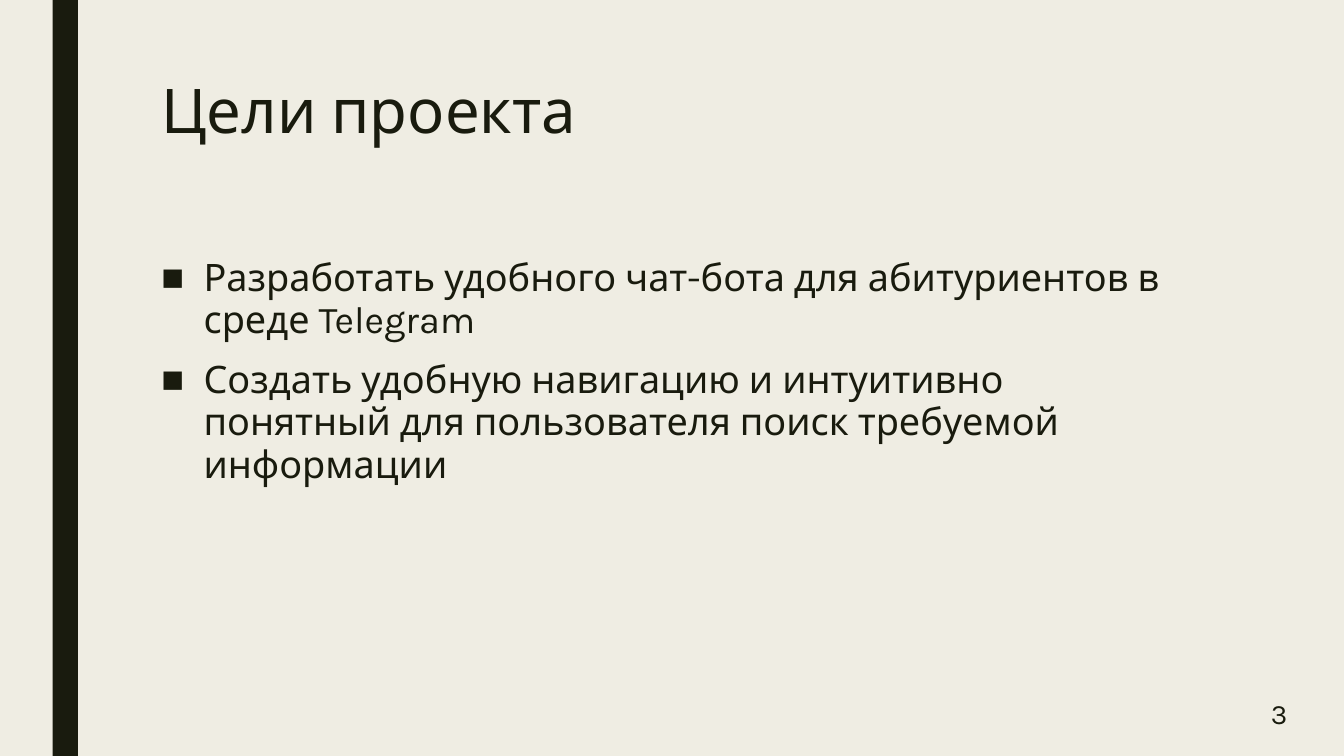
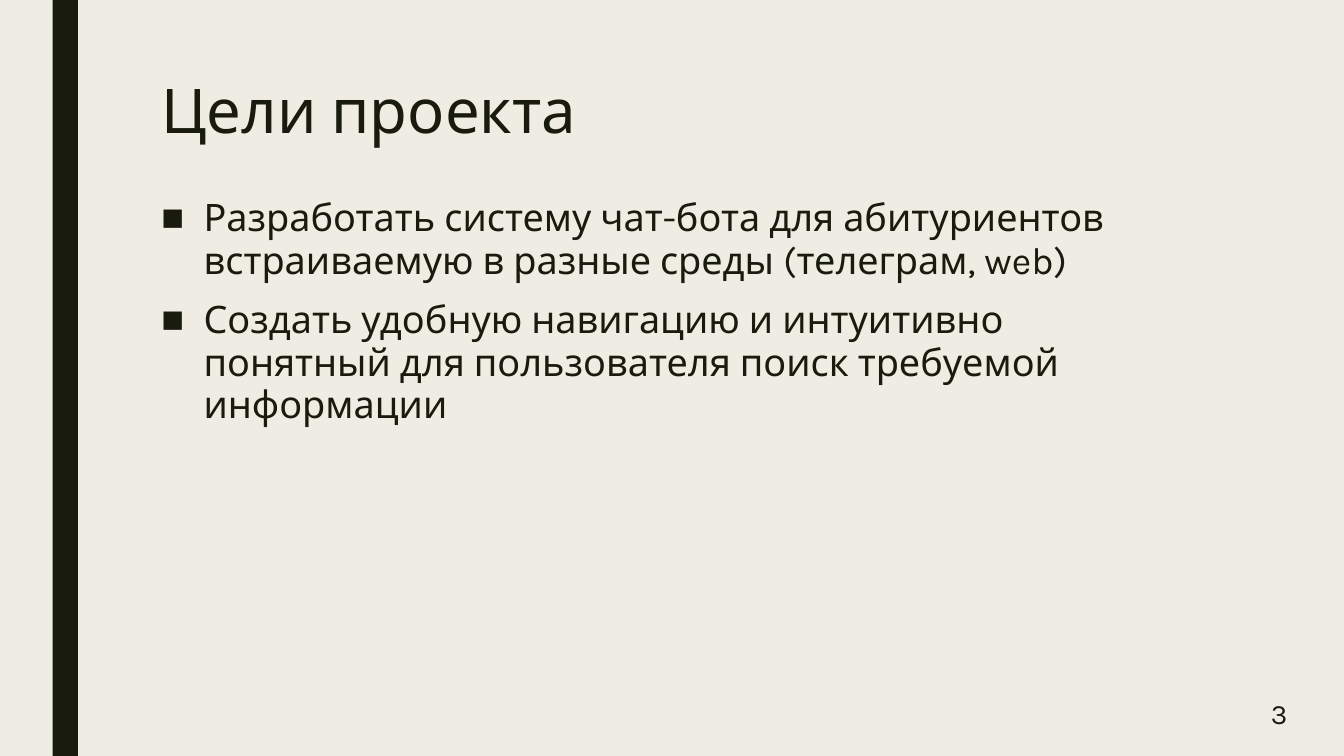
Before and after one commit to manInit/tg-info-abitur-bot, a slide deck: slide 3 of Чат-бот абитуриента.pptx. Drawn at 1344x756 pixels with LibreOffice and Linux fonts; fonts in the diff are those of the drawing. Boxes give left, top, right and bottom in pixels: in the first picture for what was removed or moved away, otherwise in the second. Text is boxed around its words. In the diff, an @@ line names an element or a change of style, - is before the commit and + after.

```diff
--- a/Чат-бот абитуриента.pptx
+++ b/Чат-бот абитуриента.pptx
@@ text "Разработать систему чат-бота для абитуриентов ..." moved from (x1=204, y1=262, x2=1160, y2=487) to (x1=204, y1=202, x2=1104, y2=427) @@
@@ text at (x1=204, y1=202, x2=1104, y2=283): text changed @@
-■ Разработать удобного чат-бота для абитуриентов в среде Telegram
+■ Разработать систему чат-бота для абитуриентов встраиваемую в разные среды (телеграм, web)
```
Also in this commit, not shown: 9 other slides changed, 4 slides added, 4 other files.
